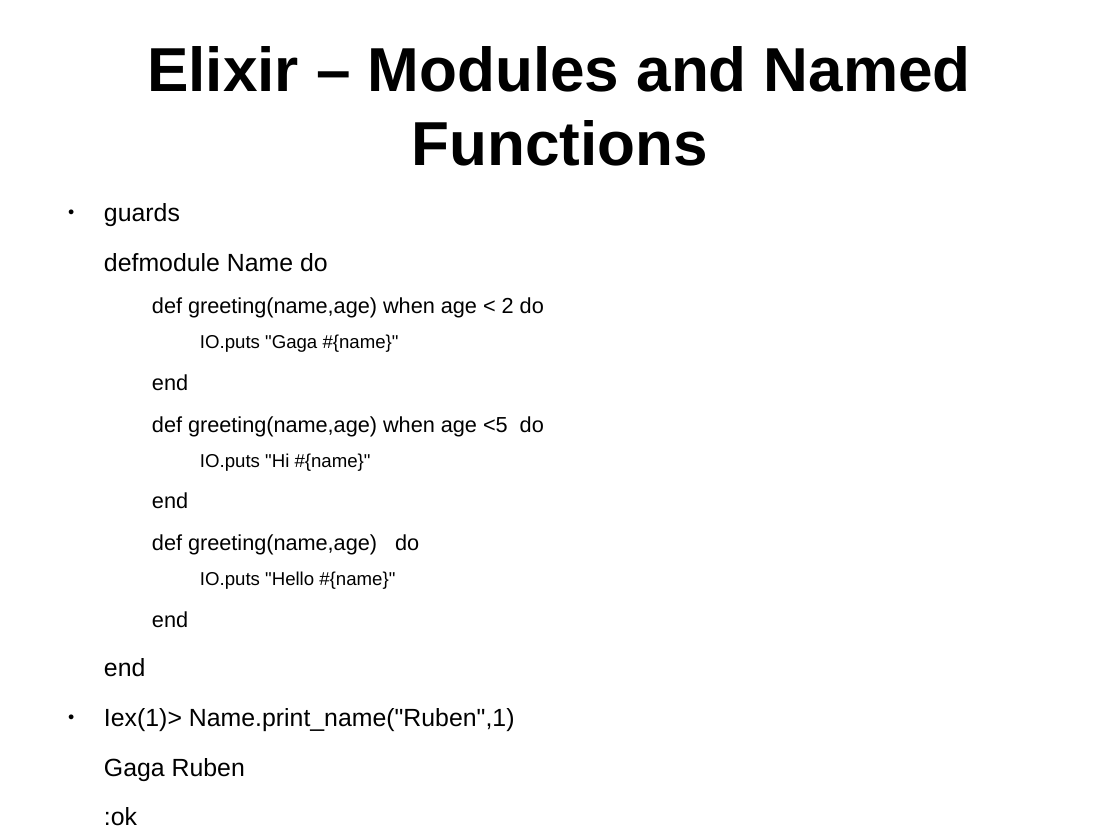
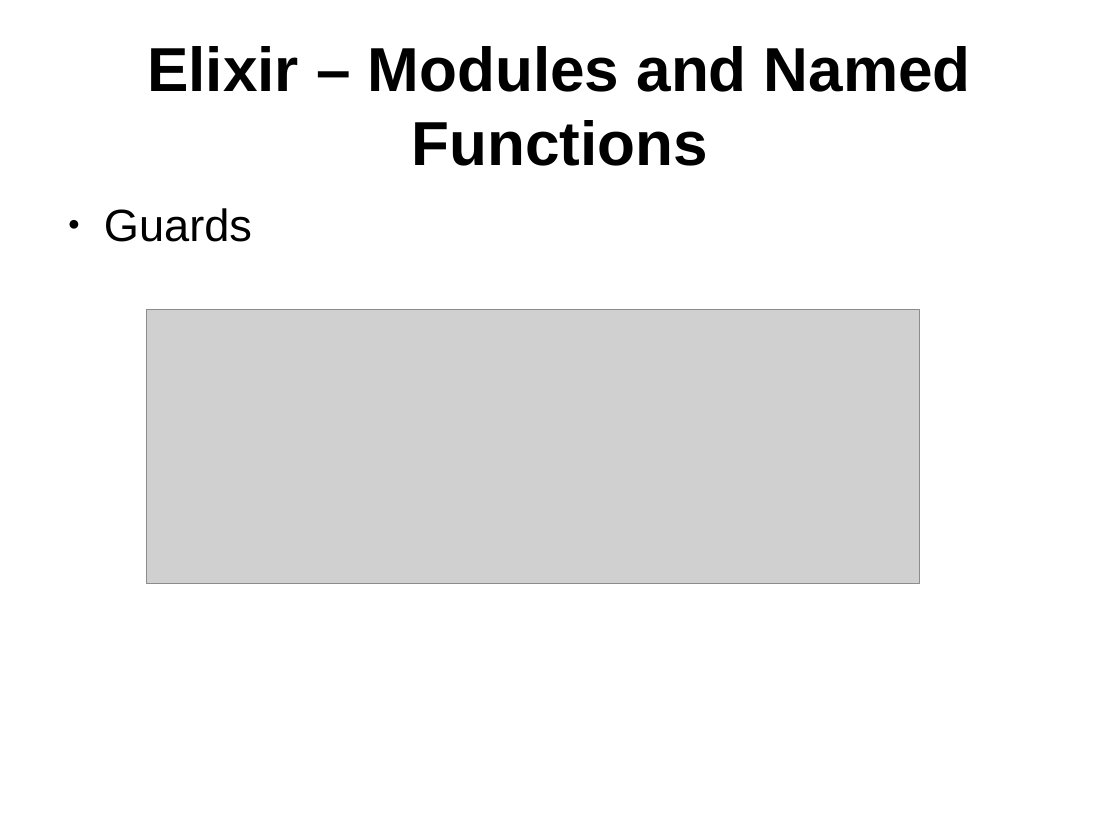
Before and after one commit to ramortegui/talks, a slide deck: slide 11 of elixir-basics-2.odp (slide 5 before the commit). Drawn at 1120x840 pixels with LibreOffice and Linux fonts; fonts in the diff are those of the drawing; grey boxes stand for pictures. Boxes give left, top, right and bottom in pixels: in the first picture for what was removed or moved away, otherwise in the second. Text is boxed around its words. In the diff, an @@ line names an element or a change of style, - is before the commit and + after.

Commit message:
Update agenda, add content for named,and anonymous functions.

```diff
--- a/elixir-basics-2.odp
+++ b/elixir-basics-2.odp
@@ text at bbox=[104, 208, 252, 242]: text changed; size 15.4 to 32 pt @@
-● guards
-defmodule Name do
-  def greeting(name,age) when age < 2 do
-    IO.puts "Gaga #{name}"
-  end
-  def greeting(name,age) when age <5 do
-    IO.puts "Hi #{name}"
-  end
-  def greeting(name,age) do
-    IO.puts "Hello #{name}"
-  end
-end
-● Iex(1)> Name.print_name("Ruben",1)
-Gaga Ruben
-:ok
+● Guards
@@ picture added at bbox=[146, 310, 920, 584] @@
```
Also in this commit, not shown: 4 other slides changed, 10 slides added, 2 slides removed.
